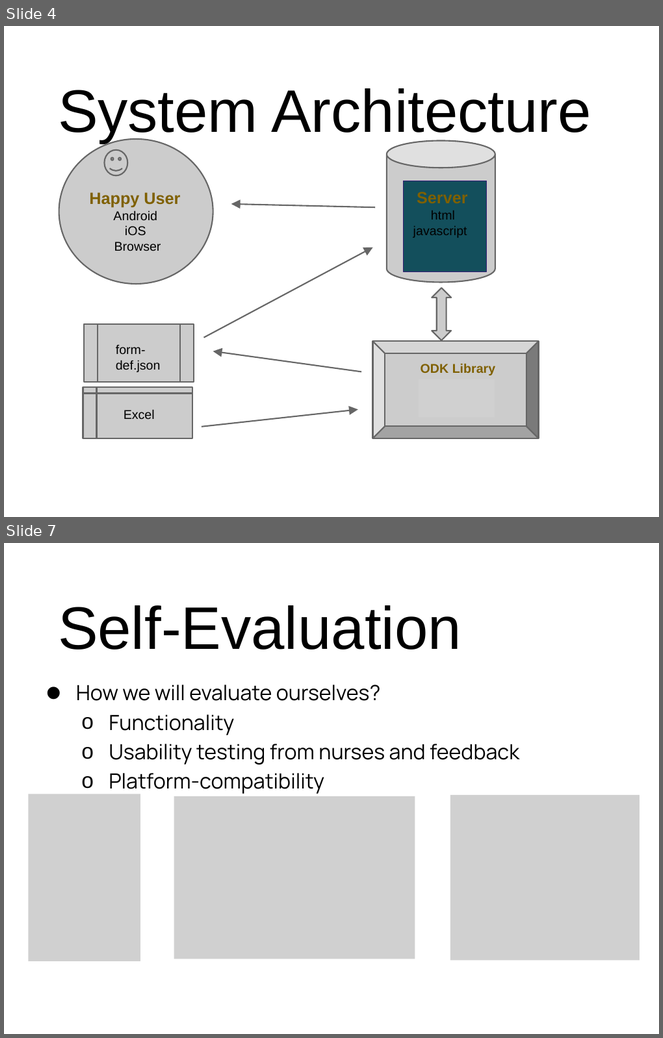
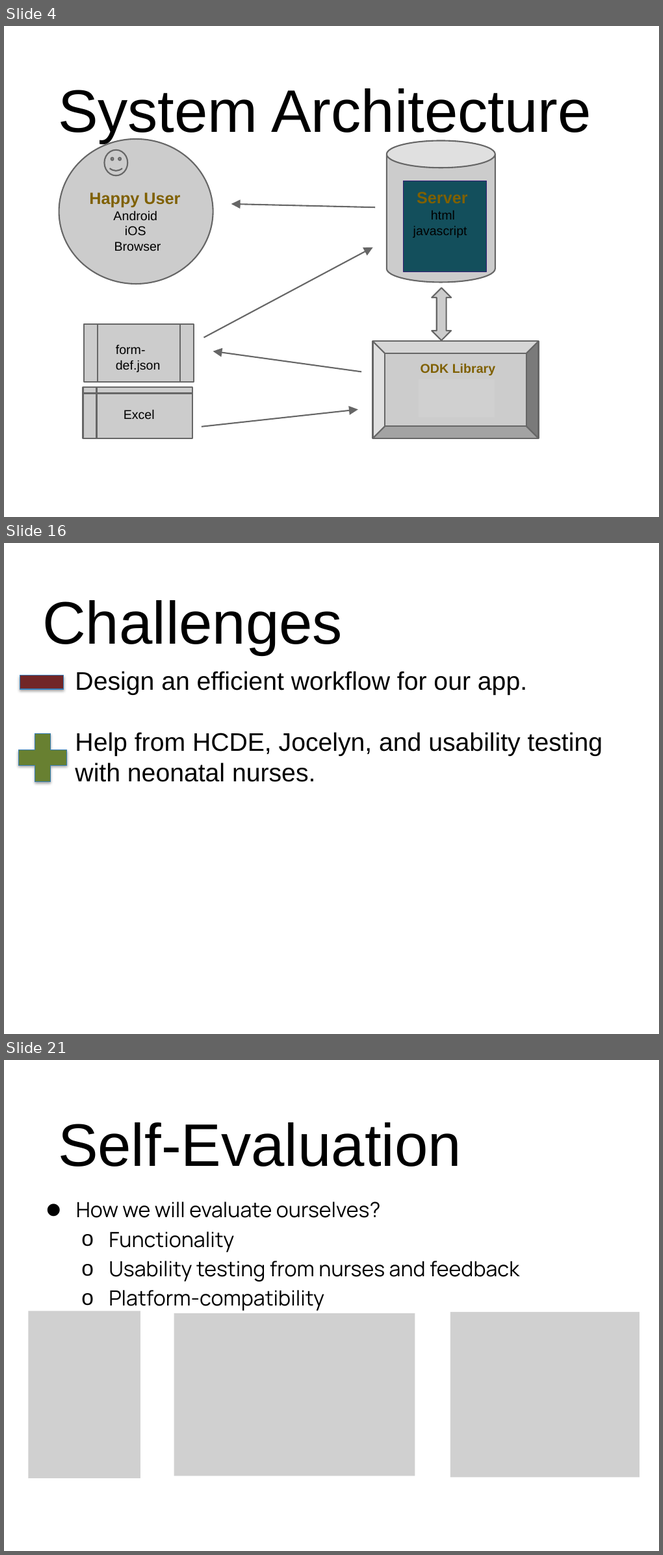
Before and after one commit to xiaoj/481web, a slide deck: presentation/Final Presentation.pptx. Shown one above the other, each under a label of ours: slides 4 and 7 before the commit, slides 4, 16 and 21 after it; the slides between them are not shown. The pictures are 663x1038 and 663x1555 pixels, drawn with LibreOffice and Linux fonts; fonts in the diff are those of the drawing; grey boxes stand for pictures; background and template pictures are left out. Boxes give left, top, right and bottom in pixels: in the first picture for what was removed or moved away, otherwise in the second. Text is boxed around its words. In the diff, an @@ line names an element or a change of style, - is before the commit and + after.

```diff
--- a/presentation/Final Presentation.pptx
+++ b/presentation/Final Presentation.pptx
@@ slide 16 added at box(4, 543, 659, 1034), background picture (left out) @@
@@ title added at box(42, 600, 343, 654), 66 pt, text #000000 @@
+Challenges
@@ math minus added at box(12, 653, 72, 712), fill #712627, outline #367EB9 0.75 pt @@
@@ text added at box(75, 671, 603, 782), 28 pt, text #000000 @@
+Design an efficient workflow for our app.
+Help from HCDE, Jocelyn, and usability testing with neonatal nurses.
@@ plus sign added at box(10, 725, 76, 791), fill #688031, outline #367EB9 0.75 pt @@
@@ what was slide 7 is now slide 21 @@
```
Also in this commit, not shown: 15 other slides added, 2 slides removed.
